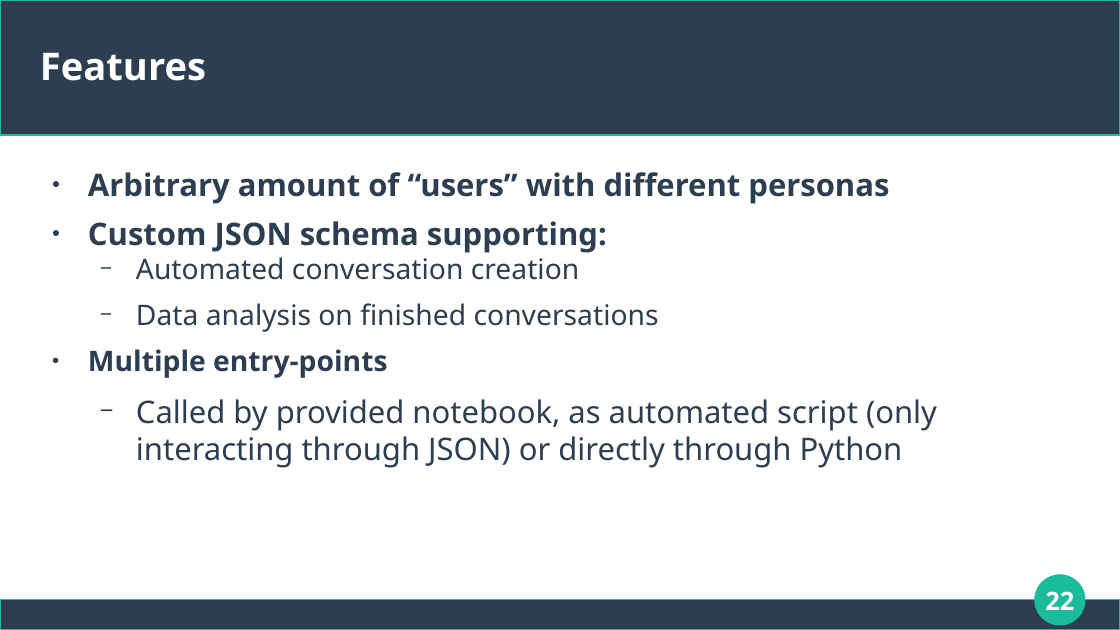
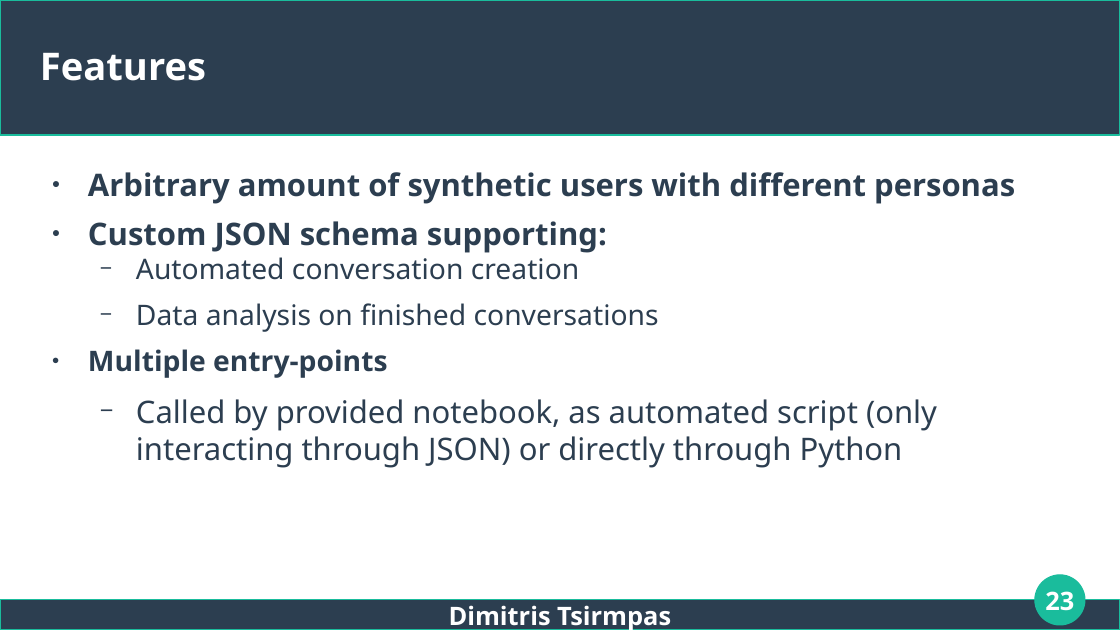
Before and after one commit to dimits-ts/llm_moderation_research, a slide deck: slide 23 of presentations/thesis.odp (slide 22 before the commit). Drawn at 1120x630 pixels with LibreOffice and Linux fonts; fonts in the diff are those of the drawing. Boxes give left, top, right and bottom in pixels: in the first picture for what was removed or moved away, otherwise in the second. Text is boxed around its words. In the diff, an @@ line names an element or a change of style, - is before the commit and + after.

```diff
--- a/presentations/thesis.odp
+++ b/presentations/thesis.odp
@@ text at (x1=88, y1=172, x2=1015, y2=204): text changed @@
-● Arbitrary amount of “users” with different personas
+● Arbitrary amount of synthetic users with different personas
@@ page number at (x1=1045, y1=591, x2=1074, y2=611): text changed @@
-22
+23
@@ text added at (x1=449, y1=605, x2=671, y2=630), 18 pt, text #FFFFFF, bold @@
+Dimitris Tsirmpas
```
Also in this commit, not shown: 40 other slides changed, 5 slides added, 2 slides removed, 4 other files.
